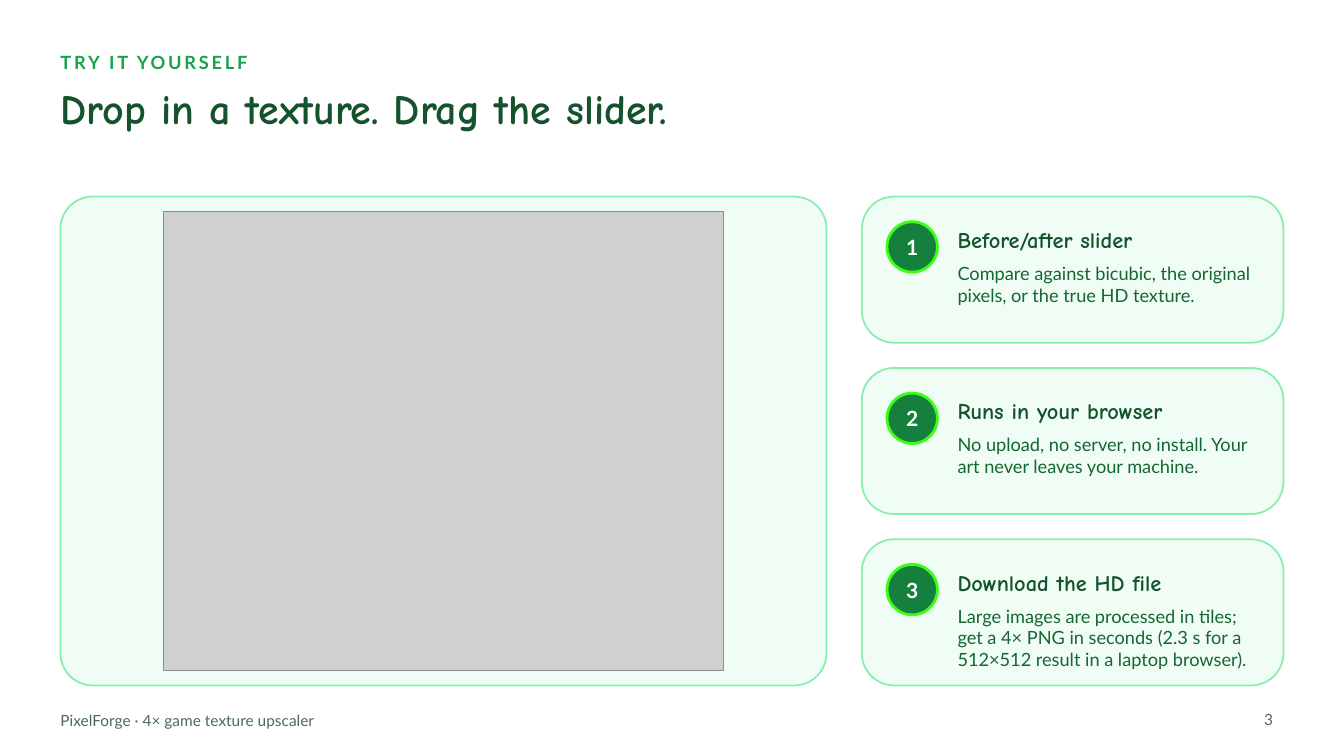
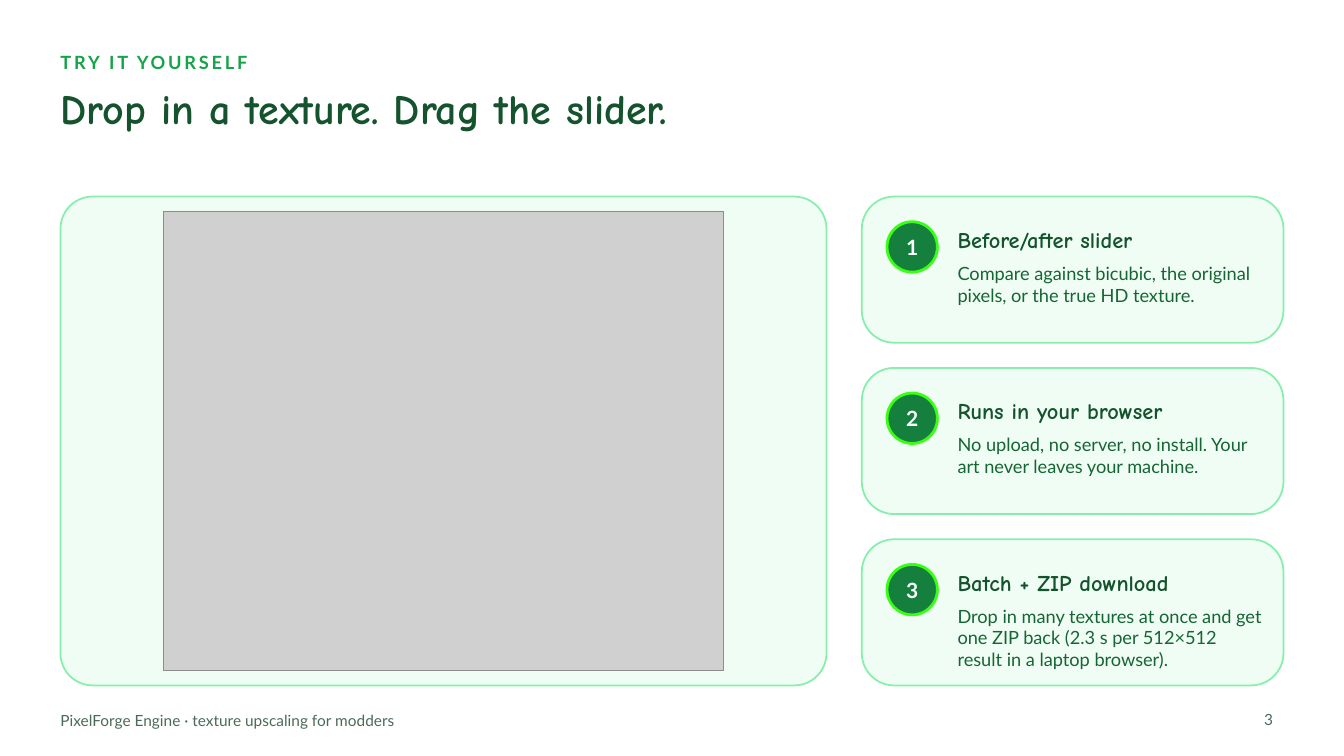
Before and after one commit to Priyanshu-Singh-git/pixelforge, a slide deck: slide 3 of presentation/deck.pptx. Drawn at 1344x756 pixels with LibreOffice and Linux fonts; fonts in the diff are those of the drawing; grey boxes stand for pictures. Boxes give left, top, right and bottom in pixels: in the first picture for what was removed or moved away, otherwise in the second. Text is boxed around its words. In the diff, an @@ line names an element or a change of style, - is before the commit and + after.

```diff
--- a/presentation/deck.pptx
+++ b/presentation/deck.pptx
@@ text at [958,576,1168,592]: text changed @@
-Download the HD file
+Batch + ZIP download
@@ text at [958,609,1261,669]: text changed @@
-Large images are processed in tiles; get a 4× PNG in seconds (2.3 s for a 512×512 result in a laptop browser).
+Drop in many textures at once and get one ZIP back (2.3 s per 512×512 result in a laptop browser).
@@ text at [60,714,394,729]: text changed @@
-PixelForge · 4× game texture upscaler
+PixelForge Engine · texture upscaling for modders
```
Also in this commit, not shown: 7 other slides changed, 2 slides added, 1 slide removed, 18 other files.
